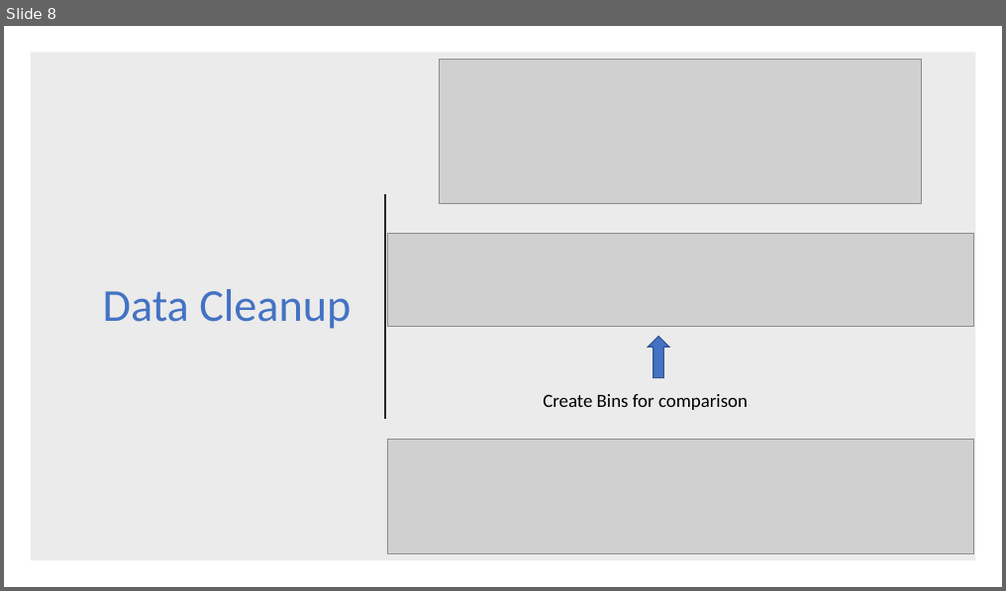
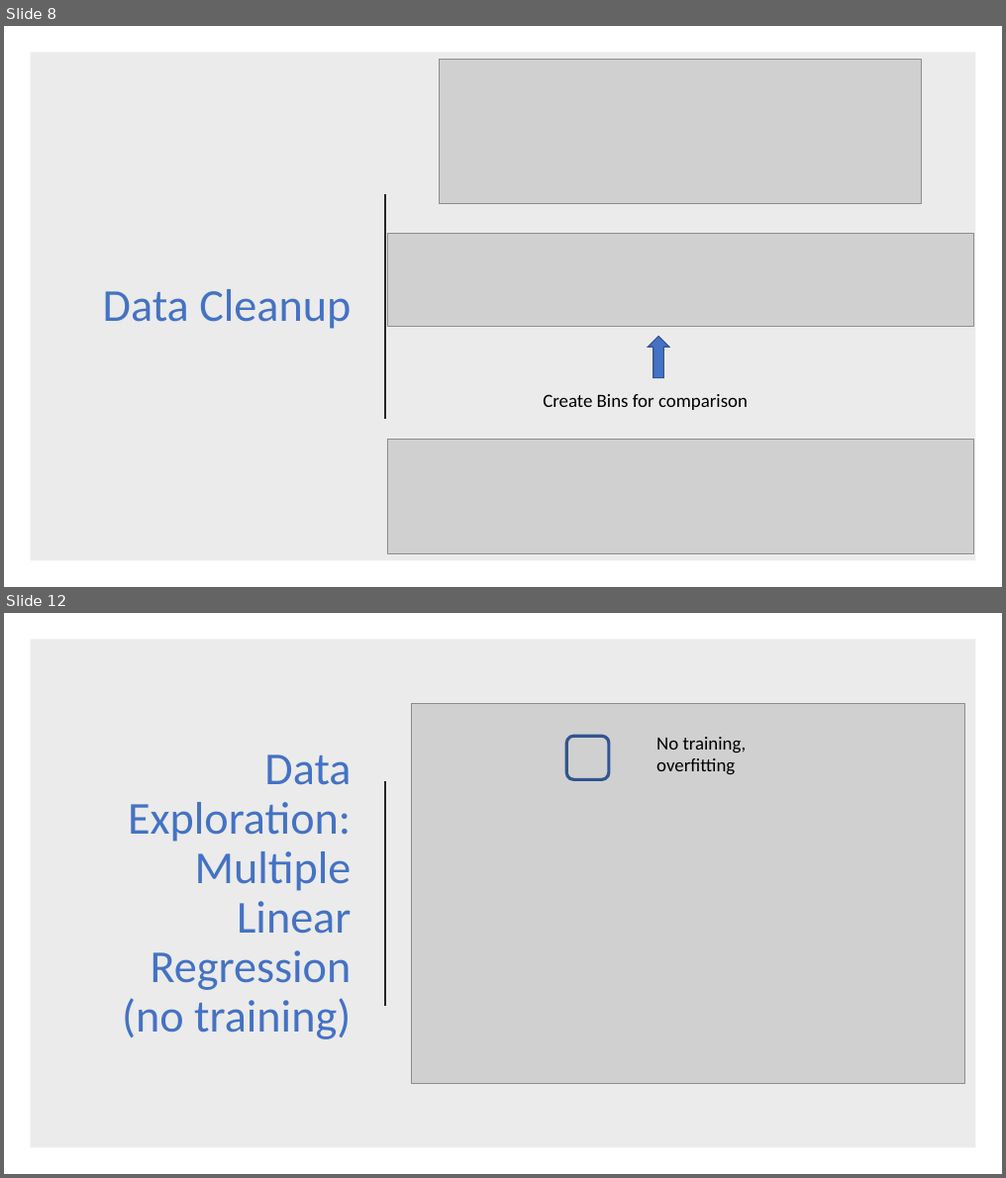
Before and after one commit to coreykretzmer9/CVD_Final_Project, a slide deck: Cardiovascular Mortality Presentation CJK slides.pptx. Shown one above the other, each under a label of ours: slide 8 before the commit, slides 8 and 12 after it; the slides between them are not shown. The pictures are 1006x591 and 1006x1178 pixels, drawn with LibreOffice and Linux fonts; fonts in the diff are those of the drawing; grey boxes stand for pictures. Boxes give left, top, right and bottom in pixels: in the first picture for what was removed or moved away, otherwise in the second. Text is boxed around its words. In the diff, an @@ line names an element or a change of style, - is before the commit and + after.

```diff
--- a/Cardiovascular Mortality Presentation CJK slides.pptx
+++ b/Cardiovascular Mortality Presentation CJK slides.pptx
@@ slide 12 added at (4,613,1002,1174), background #FFFFFF @@
@@ rectangle added at (30,639,976,1149), fill #000000 at 8% opacity @@
@@ picture added at (411,703,964,1084) @@
@@ title added at (122,755,351,1040), 44 pt, text #4472C4 @@
+Data Exploration: Multiple Linear Regression (no training)
@@ rounded rectangle added at (567,736,609,779), outline #325491 3 pt @@
@@ text added at (656,737,746,775), 18 pt, text #000000 @@
+No training, overfitting
@@ line added from (385, 781) to (385, 1006), #262626 1.5 pt @@
```
Also in this commit, not shown: 1 slide changed, 3 other slides added, 1 other file.
